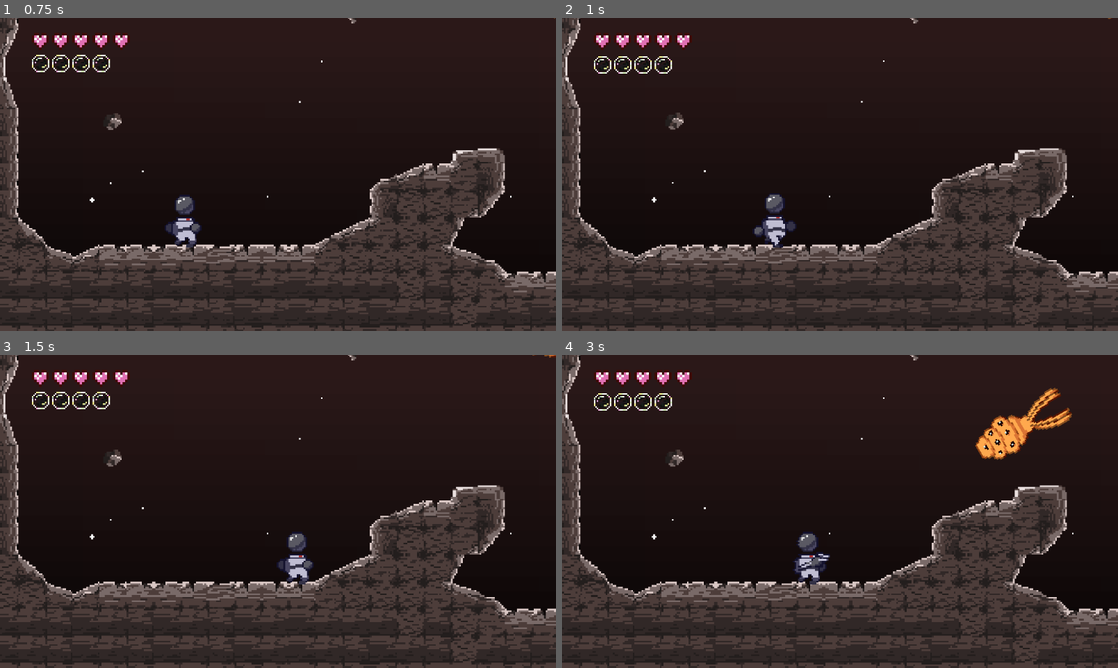
Above: before the commit, frames 1-4 (two rows, left to right).
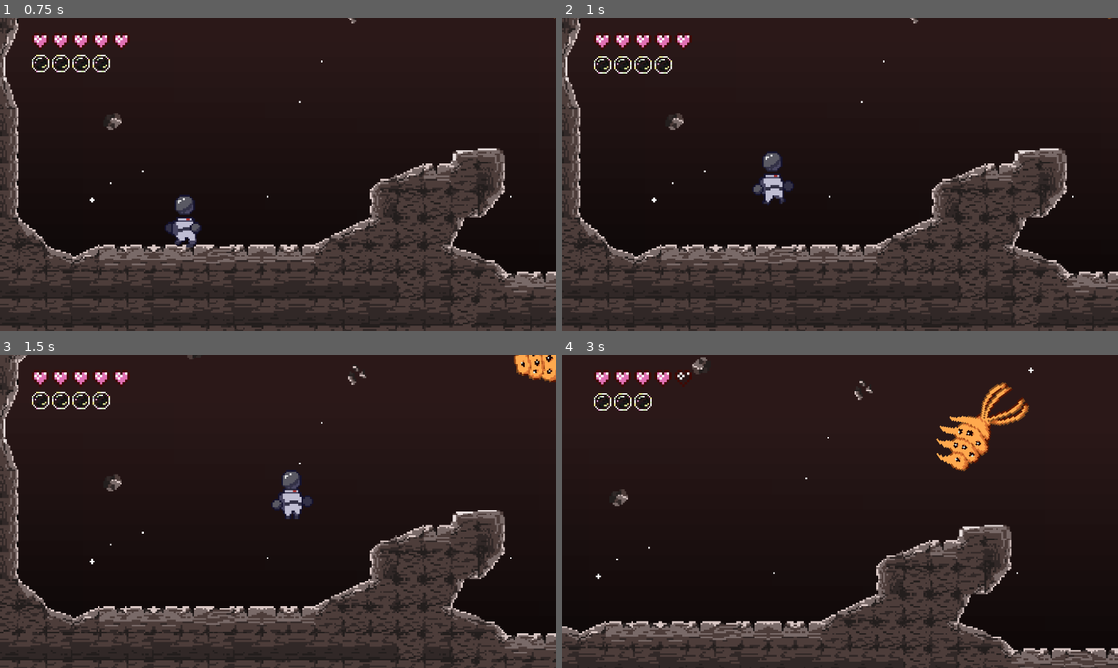
Above: after the commit, the same moments.

Repository: Autumn64/contingencia_estelar
Game: Godot game, scene res://scenes/juego.tscn
Two runs of this game, one before a commit and one after it. Both use one fixed random seed, a clock stepped at 60 frames per second and the inputs below. Sound files missing from this copy of the repository are replaced by a short silence.
Inputs:
- Up to frame 1 (0.75 s): hold Right (move_right) from 0.53 s (still down); tap J (slide, bound only after the commit) at 0.6 s
- Up to frame 2 (1 s): keep holding Right (move_right); tap Space (jump, bound only after the commit) at 0.77 s; tap C (slide, bound only before the commit) at 0.8 s
- Up to frame 3 (1.5 s): keep holding Right (move_right); tap C (slide, bound only before the commit) at 1.35 s
- Up to frame 4 (3 s): tap Space (jump, bound only after the commit) at 1.52 s; tap J (slide, bound only after the commit) at 1.55 s; release Right (move_right) at 2.03 s; hold Left (move_left) 2.03-2.78 s; tap K (attack, bound only after the commit) at 2.1 s; tap C (slide, bound only before the commit) at 2.3 s; hold Right (move_right) from 2.78 s (still down); tap X (attack, bound only before the commit) at 2.85 s

Frame 1 is identical in both runs. In frame 2, 2.0% of the frame differs, in the area x 0-100%, y 4-100%; in frame 3, 22%; in frame 4, 30%, in the area x 0-100%, y 0-100%.

Commit message:
Arreglado bug de animación de muerte
Signed-off-by: Autumn64 <autumn64@disroot.org>

Diff:
--- a/contingencia-estelar/project.godot
+++ b/contingencia-estelar/project.godot
@@ -40,17 +40,17 @@
 }
 jump={
 "deadzone": 0.2,
-"events": [Object(InputEventKey,"resource_local_to_scene":fa …(140 unchanged characters)… d":false,"keycode":0,"physical_keycode":90,"key_label":0,"unicode":122,"location":0,"echo":false,"script":null)
+"events": [Object(InputEventKey,"resource_local_to_scene":fa …(140 unchanged characters)… d":false,"keycode":0,"physical_keycode":32,"key_label":0,"unicode":32,"location":0,"echo":false,"script":null)
 ]
 }
 slide={
 "deadzone": 0.2,
-"events": [Object(InputEventKey,"resource_local_to_scene":fa …(140 unchanged characters)… d":false,"keycode":0,"physical_keycode":67,"key_label":0,"unicode":99,"location":0,"echo":false,"script":null)
+"events": [Object(InputEventKey,"resource_local_to_scene":fa …(140 unchanged characters)… d":false,"keycode":0,"physical_keycode":74,"key_label":0,"unicode":106,"location":0,"echo":false,"script":null)
 ]
 }
 attack={
 "deadzone": 0.2,
-"events": [Object(InputEventKey,"resource_local_to_scene":fa …(140 unchanged characters)… d":false,"keycode":0,"physical_keycode":88,"key_label":0,"unicode":120,"location":0,"echo":false,"script":null)
+"events": [Object(InputEventKey,"resource_local_to_scene":fa …(140 unchanged characters)… d":false,"keycode":0,"physical_keycode":75,"key_label":0,"unicode":107,"location":0,"echo":false,"script":null)
 ]
 }
 
--- a/contingencia-estelar/scenes/akrita.tscn
+++ b/contingencia-estelar/scenes/akrita.tscn
@@ -224,6 +224,45 @@
 [sub_resource type="CapsuleShape2D" id="CapsuleShape2D_hb6rm"]
 radius = 15.0
 height = 52.0
+
+[sub_resource type="Animation" id="Animation_hb6rm"]
+length = 0.001
+tracks/0/type = "value"
+tracks/0/imported = false
+tracks/0/enabled = true
+tracks/0/path = NodePath("AttackedAudio:playing")
+tracks/0/interp = 1
+tracks/0/loop_wrap = true
+tracks/0/keys = {
+"times": PackedFloat32Array(0),
+"transitions": PackedFloat32Array(1),
+"update": 1,
+"values": [false]
+}
+tracks/1/type = "value"
+tracks/1/imported = false
+tracks/1/enabled = true
+tracks/1/path = NodePath("DamageZone/CollisionShape2D:disabled")
+tracks/1/interp = 1
+tracks/1/loop_wrap = true
+tracks/1/keys = {
+"times": PackedFloat32Array(0),
+"transitions": PackedFloat32Array(1),
+"update": 1,
+"values": [false]
+}
+tracks/2/type = "value"
+tracks/2/imported = false
+tracks/2/enabled = true
+tracks/2/path = NodePath("AnimatedSprite2D:visible")
+tracks/2/interp = 1
+tracks/2/loop_wrap = true
+tracks/2/keys = {
+"times": PackedFloat32Array(0),
+"transitions": PackedFloat32Array(1),
+"update": 1,
+"values": [true]
+}
 
 [sub_resource type="Animation" id="Animation_gwmvq"]
 resource_name = "attacked"
@@ -241,45 +280,6 @@
 "values": [true]
 }
 
-[sub_resource type="Animation" id="Animation_hb6rm"]
-length = 0.001
-tracks/0/type = "value"
-tracks/0/imported = false
-tracks/0/enabled = true
-tracks/0/path = NodePath("AttackedAudio:playing")
-tracks/0/interp = 1
-tracks/0/loop_wrap = true
-tracks/0/keys = {
-"times": PackedFloat32Array(0),
-"transitions": PackedFloat32Array(1),
-"update": 1,
-"values": [false]
-}
-tracks/1/type = "value"
-tracks/1/imported = false
-tracks/1/enabled = true
-tracks/1/path = NodePath("DamageZone/CollisionShape2D:disabled")
-tracks/1/interp = 1
-tracks/1/loop_wrap = true
-tracks/1/keys = {
-"times": PackedFloat32Array(0),
-"transitions": PackedFloat32Array(1),
-"update": 1,
-"values": [false]
-}
-tracks/2/type = "value"
-tracks/2/imported = false
-tracks/2/enabled = true
-tracks/2/path = NodePath("AnimatedSprite2D:visible")
-tracks/2/interp = 1
-tracks/2/loop_wrap = true
-tracks/2/keys = {
-"times": PackedFloat32Array(0),
-"transitions": PackedFloat32Array(1),
-"update": 1,
-"values": [true]
-}
-
 [sub_resource type="Animation" id="Animation_6fo31"]
 resource_name = "attacked_die"
 length = 0.45
--- a/contingencia-estelar/scenes/juego.tscn
+++ b/contingencia-estelar/scenes/juego.tscn
@@ -2913,6 +2913,33 @@
 [sub_resource type="WorldBoundaryShape2D" id="WorldBoundaryShape2D_iq6uk"]
 distance = -10.0
 
+[sub_resource type="Animation" id="Animation_y8n3i"]
+length = 0.001
+tracks/0/type = "value"
+tracks/0/imported = false
+tracks/0/enabled = true
+tracks/0/path = NodePath("FadeOverlay:color")
+tracks/0/interp = 1
+tracks/0/loop_wrap = true
+tracks/0/keys = {
+"times": PackedFloat32Array(0),
+"transitions": PackedFloat32Array(1),
+"update": 0,
+"values": [Color(0, 0, 0, 0)]
+}
+tracks/1/type = "value"
+tracks/1/imported = false
+tracks/1/enabled = true
+tracks/1/path = NodePath("Jugador/AudioStreamPlayer2D:volume_db")
+tracks/1/interp = 1
+tracks/1/loop_wrap = true
+tracks/1/keys = {
+"times": PackedFloat32Array(0),
+"transitions": PackedFloat32Array(1),
+"update": 0,
+"values": [0.0]
+}
+
 [sub_resource type="Animation" id="Animation_ae6e5"]
 resource_name = "fade_out"
 tracks/0/type = "value"
@@ -2940,33 +2967,6 @@
 "values": [0.0, -80.0]
 }
 
-[sub_resource type="Animation" id="Animation_y8n3i"]
-length = 0.001
-tracks/0/type = "value"
-tracks/0/imported = false
-tracks/0/enabled = true
-tracks/0/path = NodePath("FadeOverlay:color")
-tracks/0/interp = 1
-tracks/0/loop_wrap = true
-tracks/0/keys = {
-"times": PackedFloat32Array(0),
-"transitions": PackedFloat32Array(1),
-"update": 0,
-"values": [Color(0, 0, 0, 0)]
-}
-tracks/1/type = "value"
-tracks/1/imported = false
-tracks/1/enabled = true
-tracks/1/path = NodePath("Jugador/AudioStreamPlayer2D:volume_db")
-tracks/1/interp = 1
-tracks/1/loop_wrap = true
-tracks/1/keys = {
-"times": PackedFloat32Array(0),
-"transitions": PackedFloat32Array(1),
-"update": 0,
-"values": [0.0]
-}
-
 [sub_resource type="AnimationLibrary" id="AnimationLibrary_pncoq"]
 _data = {
 &"RESET": SubResource("Animation_y8n3i"),
@@ -3067,10 +3067,10 @@
 [node name="Akritas" type="Node" parent="."]
 
 [node name="Akrita" parent="Akritas" instance=ExtResource("7_ebtnq")]
-position = Vector2(2577, 38)
+position = Vector2(2467, 37)
 
 [node name="Akrita2" parent="Akritas" instance=ExtResource("7_ebtnq")]
-position = Vector2(2025, -87)
+position = Vector2(2804, 57)
 
 [node name="HUD" type="CanvasLayer" parent="."]
 script = ExtResource("9_bpkdb")
--- a/contingencia-estelar/scenes/jugador.tscn
+++ b/contingencia-estelar/scenes/jugador.tscn
@@ -514,7 +514,7 @@
 tracks/3/interp = 1
 tracks/3/loop_wrap = true
 tracks/3/keys = {
-"times": PackedFloat32Array(4.9333334),
+"times": PackedFloat32Array(4.9),
 "transitions": PackedFloat32Array(1),
 "values": [{
 "args": [],
--- a/contingencia-estelar/scenes/killzone.tscn
+++ b/contingencia-estelar/scenes/killzone.tscn
@@ -6,8 +6,4 @@
 collision_mask = 2
 script = ExtResource("1_xlapc")
 
-[node name="Timer" type="Timer" parent="."]
-one_shot = true
-
 [connection signal="body_entered" from="." to="." method="_on_body_entered"]
-[connection signal="timeout" from="Timer" to="." method="_on_timer_timeout"]
--- a/contingencia-estelar/scripts/akrita.gd
+++ b/contingencia-estelar/scripts/akrita.gd
@@ -7,7 +7,8 @@
 var player = null
 var knockback = false
 var life = 100
-var damage_factor = 40
+const damage_factor = 40
+const player_damage = 10
 
 # Si no detecta al jugador se moverá aleatoriamente
 var wander_target: Vector2
--- a/contingencia-estelar/scripts/biiblet.gd
+++ b/contingencia-estelar/scripts/biiblet.gd
@@ -7,7 +7,8 @@
 var player = null
 var knockback = false
 var life = 100
-var damage_factor = 50
+const damage_factor = 50
+const player_damage = 5
 
 # Si no detecta al jugador se moverá aleatoriamente
 var wander_target: Vector2
--- a/contingencia-estelar/scripts/damagezone.gd
+++ b/contingencia-estelar/scripts/damagezone.gd
@@ -10,7 +10,7 @@
 		timer.start()
 
 func _on_area_entered(_area: Area2D) -> void:
-	jugador.life -= 5
+	jugador.life -= parent.player_damage
 	jugador.damage_audio.play()
 	var direction := jugador.global_position - global_position
 	if direction.length() < 16.0:
--- a/contingencia-estelar/scripts/hud.gd
+++ b/contingencia-estelar/scripts/hud.gd
@@ -2,8 +2,8 @@
 
 @onready var animation_player: AnimationPlayer = $"/root/Juego/AnimationPlayer"
 
-
 func fade_to_black():
+	if animation_player.is_playing(): return
 	animation_player.play("fade_out")
 
 @onready var burbujas: Array = [
@@ -47,7 +47,3 @@
 	while i < 5:
 		burbujas[i].visible = false
 		i += 1
-
-# Called when the node enters the scene tree for the first time.
-func _ready() -> void:
-	pass # Replace with function body.
--- a/contingencia-estelar/scripts/jugador.gd
+++ b/contingencia-estelar/scripts/jugador.gd
@@ -9,6 +9,7 @@
 @onready var slide_audio: AudioStreamPlayer2D = $SlideAudio
 @onready var attack_audio: AudioStreamPlayer2D = $AttackAudio
 @onready var damage_audio: AudioStreamPlayer2D = $DamageAudio
+@onready var life_timer: Timer = $LifeTimer
 
 @onready var biiblets: Node = $"/root/Juego/Biiblets"
 @onready var akritas: Node = $"/root/Juego/Akritas"
@@ -36,6 +37,7 @@
 		element.queue_free()
 
 func player_die() -> void:
+	life_timer.stop()
 	sprite.play("idle")
 	clear_enemies()
 	set_process_input(false)
@@ -117,6 +119,8 @@
 		slide_audio.play()
 		velocity.y = -130
 		sliding = true
+		if oxygen > 0: oxygen -= 4
+		life_events()
 
 func onfloor_physics() -> void:
 	if not can_move: return
--- a/contingencia-estelar/scripts/killzone.gd
+++ b/contingencia-estelar/scripts/killzone.gd
@@ -1,12 +1,8 @@
 extends Area2D
 
 @onready var jugador: CharacterBody2D = $"/root/Juego/Jugador"
-@onready var timer: Timer = $Timer
 
 func _on_body_entered(_body: Node2D) -> void:
-	timer.start()
-
-
-func _on_timer_timeout() -> void:
+	jugador.oxygen = 0
 	jugador.life = 0
 	jugador.life_events()
--- a/contingencia-estelar/scripts/moneda.gd
+++ b/contingencia-estelar/scripts/moneda.gd
@@ -5,5 +5,7 @@
 
 func _on_body_entered(_body: Node2D) -> void:
 	animation_player.play("pickup")
+	jugador.life_timer.stop()
+	jugador.life_timer.start()
 	jugador.oxygen += 8
 	jugador.life_events()
